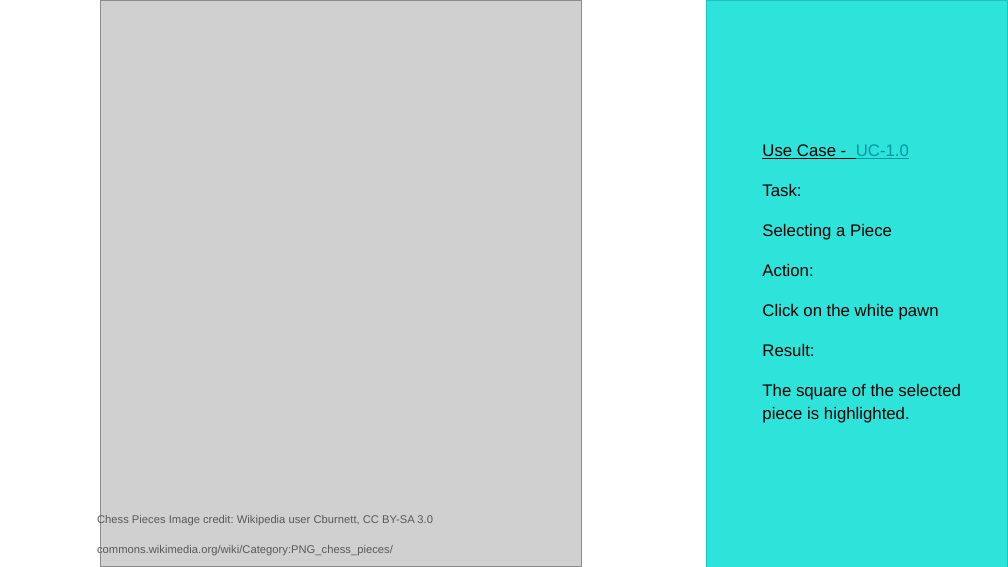
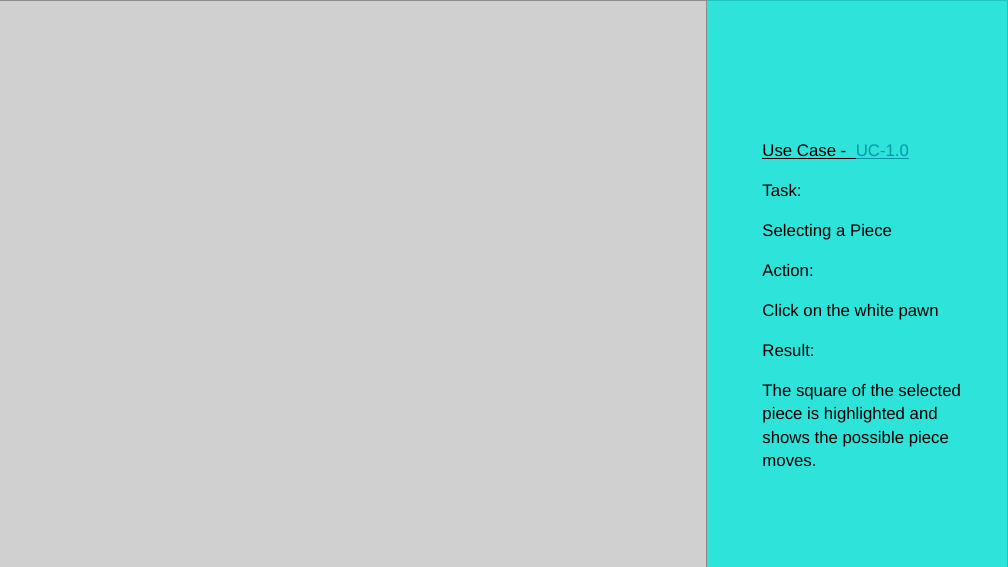
Before and after one commit to Skadoot/GP9, a slide deck: slide 9 of docs/ui_spec/UI-Spec-Pres-GP9.pptx. Drawn at 1008x567 pixels with LibreOffice and Linux fonts; fonts in the diff are those of the drawing; grey boxes stand for pictures. Boxes give left, top, right and bottom in pixels: in the first picture for what was removed or moved away, otherwise in the second. Text is boxed around its words. In the diff, an @@ line names an element or a change of style, - is before the commit and + after.

```diff
--- a/docs/ui_spec/UI-Spec-Pres-GP9.pptx
+++ b/docs/ui_spec/UI-Spec-Pres-GP9.pptx
@@ picture: place and size @@
-picture at box(100, 0, 582, 566)
+picture at box(0, 0, 707, 567)
@@ text at box(762, 384, 960, 466): text changed @@
-The square of the selected piece is highlighted.
+The square of the selected piece is highlighted and shows the possible piece moves.
@@ text removed at box(97, 514, 433, 556) @@
-Chess Pieces Image credit: Wikipedia user Cburnett, CC BY-SA 3.0
-commons.wikimedia.org/wiki/Category:PNG_chess_pieces/
```
Also in this commit, not shown: 28 other slides changed, 2 slides removed, 15 other files.
